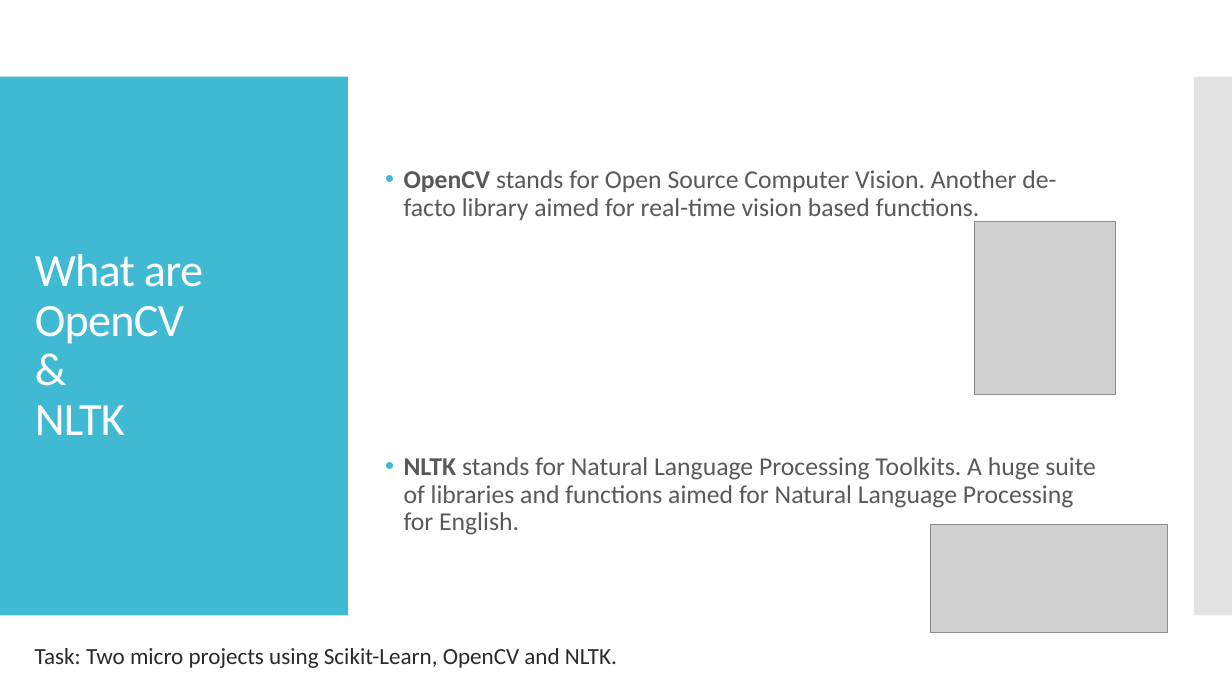
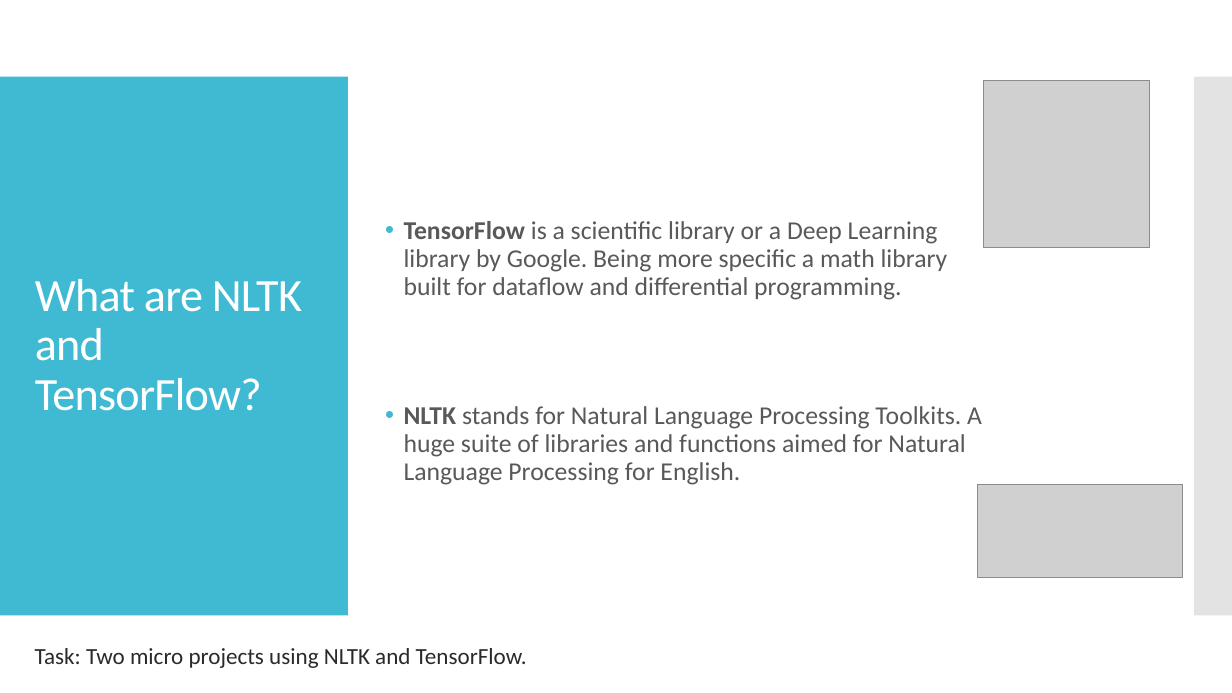
Before and after one commit to gpnagar/Intro_to_Data_Science, a slide deck: slide 7 of play.pptx. Drawn at 1232x693 pixels with LibreOffice and Linux fonts; fonts in the diff are those of the drawing; grey boxes stand for pictures. Boxes give left, top, right and bottom in pixels: in the first picture for what was removed or moved away, otherwise in the second. Text is boxed around its words. In the diff, an @@ line names an element or a change of style, - is before the commit and + after.

```diff
--- a/play.pptx
+++ b/play.pptx
@@ picture added at (x1=983, y1=80, x2=1151, y2=248) @@
@@ text at (x1=404, y1=221, x2=948, y2=300): text changed @@
-• OpenCV stands for Open Source Computer Vision. Another de-facto library aimed for real-time vision based functions.
+• TensorFlow is a scientific library or a Deep Learning library by Google. Being more specific a math library built for dataflow and differential programming.
@@ picture removed at (x1=974, y1=221, x2=1115, y2=395) @@
@@ title at (x1=35, y1=279, x2=302, y2=411): text changed @@
-What are OpenCV
-&
-NLTK
+What are NLTK and TensorFlow?
@@ picture resized from (x1=931, y1=525, x2=1168, y2=633) to (x1=977, y1=484, x2=1182, y2=578) @@
@@ text at (x1=35, y1=648, x2=527, y2=668): text changed @@
-Task: Two micro projects using Scikit-Learn, OpenCV and NLTK.
+Task: Two micro projects using NLTK and TensorFlow.
```
Also in this commit, not shown: 3 other slides changed, 22 other files.
